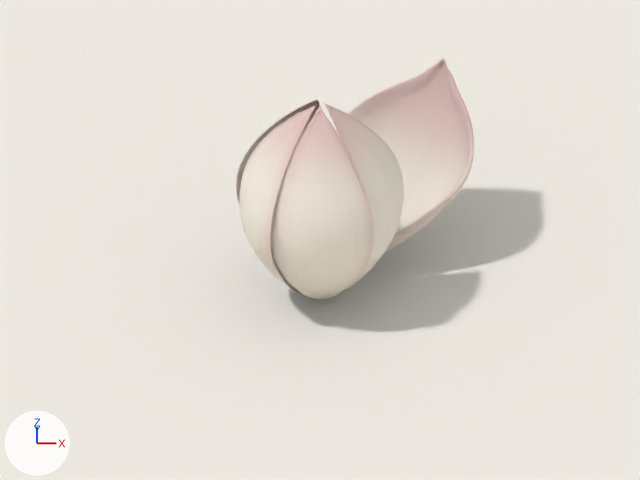
Before and after pictures for a commit that changed the Blender file art/soft-lotus/soft-lotus-editable.blend.
Rendered twice from the file's camera 'Proof camera'. Every picture has the same lights, and +X, +Y and +Z are marked at lower left. The first picture is the older version. Both versions are drawn at full value of the shape key 'Bloom' of 'Petal_contact'; the numbers are the values there.

Objects in the first picture: 'Petal_about', 'Petal_contact', 'Petal_forme', 'Petal_perch', 'Petal_selvedge', 'Proof floor'.
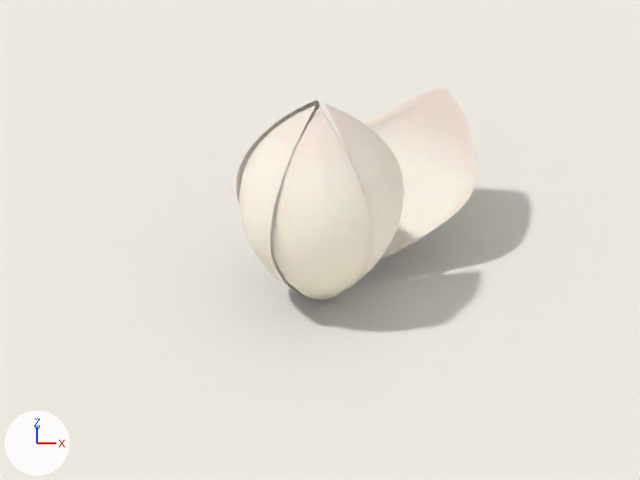
Where the change shows, as pixel boxes (x1, y1, x2, y2) in the pictures (640 x 480 px; the box of a moved part takes in the faces that stretch with it):
'Petal_selvedge', surface changed, recoloured
    both: (270, 106, 373, 300)
'Petal_contact', surface changed, reshaped, recoloured (11% shorter)
    before: (335, 58, 474, 253)
    after: (342, 87, 477, 260)
'Petal_forme', surface changed, recoloured
    both: (324, 103, 404, 295)
'Petal_perch', surface changed, recoloured
    both: (240, 105, 316, 297)
'Petal_about', surface changed, recoloured
    both: (236, 100, 320, 254)
part 5 of me_tripo_mesh_0f29fd1d_1e9b_454f_9338_ecf44b3d14f2_004, moved or reshaped
    both: (236, 100, 320, 254)
part 8 of me_tripo_mesh_0f29fd1d_1e9b_454f_9338_ecf44b3d14f2_005, moved or reshaped
    before: (335, 58, 474, 253)
    after: (342, 87, 476, 260)

Edits to the bpy script that builds the scene:
```text
Change mat_soft_ivory_petal_with_blush_edge:
    where n0 = _N.new('ShaderNodeBsdfPrincipled'); n0.name = 'Principled BSDF'
    add n0.inputs[8].default_value = 0.16  # 'Subsurface Weight'
Change me_tripo_mesh_0f29fd1d_1e9b_454f_9338_ecf44b3d14f2_001:
    used by ob_petal_perch; parent = ob_soft_lotus_tripo; location = (0.0, 0.0, 0.0)
    remove me_tripo_mesh_0f29fd1d_1e9b_454f_9338_ecf44b3d14f2_001.from_pydata(...)  # 5835 vertices, 11663 faces; spans x -1.13..-0.04, y -1.01..0.39, z 0.02..3.17
    add me_tripo_mesh_0f29fd1d_1e9b_454f_9338_ecf44b3d14f2_001.from_pydata(...)  # 5835 vertices, 11663 faces; spans x -1.13..-0.05, y -1.01..0.39, z 0.03..3.16
    me_tripo_mesh_0f29fd1d_1e9b_454f_9338_ecf44b3d14f2_001 part 1: vertex colours changed
    edits to the shape of me_tripo_mesh_0f29fd1d_1e9b_454f_9338_ecf44b3d14f2_001 do not show in these pictures
Change me_tripo_mesh_0f29fd1d_1e9b_454f_9338_ecf44b3d14f2_002:
    used by ob_petal_selvedge; parent = ob_soft_lotus_tripo; location = (0.0, 0.0, 0.0)
    remove me_tripo_mesh_0f29fd1d_1e9b_454f_9338_ecf44b3d14f2_002.from_pydata(...)  # 5835 vertices, 11663 faces; spans x -0.7..0.75, y -1.14..-0.04, z 0.02..3.19
    add me_tripo_mesh_0f29fd1d_1e9b_454f_9338_ecf44b3d14f2_002.from_pydata(...)  # 5835 vertices, 11663 faces; spans x -0.7..0.75, y -1.14..-0.06, z 0.03..3.18
    me_tripo_mesh_0f29fd1d_1e9b_454f_9338_ecf44b3d14f2_002 part 2: vertex colours changed
    edits to the shape of me_tripo_mesh_0f29fd1d_1e9b_454f_9338_ecf44b3d14f2_002 do not show in these pictures
Change me_tripo_mesh_0f29fd1d_1e9b_454f_9338_ecf44b3d14f2_003:
    used by ob_petal_forme; parent = ob_soft_lotus_tripo; location = (0.0, 0.0, 0.0)
    remove me_tripo_mesh_0f29fd1d_1e9b_454f_9338_ecf44b3d14f2_003.from_pydata(...)  # 5835 vertices, 11663 faces; spans x 0.04..1.18, y -0.96..0.41, z 0.02..3.21
    add me_tripo_mesh_0f29fd1d_1e9b_454f_9338_ecf44b3d14f2_003.from_pydata(...)  # 5835 vertices, 11663 faces; spans x 0.05..1.18, y -0.95..0.41, z 0.03..3.2
    me_tripo_mesh_0f29fd1d_1e9b_454f_9338_ecf44b3d14f2_003 part 3: texture (UV) coordinates changed
    me_tripo_mesh_0f29fd1d_1e9b_454f_9338_ecf44b3d14f2_003 part 4: vertex colours changed
    edits to the shape of me_tripo_mesh_0f29fd1d_1e9b_454f_9338_ecf44b3d14f2_003 do not show in these pictures
Change me_tripo_mesh_0f29fd1d_1e9b_454f_9338_ecf44b3d14f2_004:
    used by ob_petal_about; parent = ob_soft_lotus_tripo; location = (0.0, 0.0, 0.0)
    remove me_tripo_mesh_0f29fd1d_1e9b_454f_9338_ecf44b3d14f2_004.from_pydata(...)  # 5835 vertices, 11663 faces; spans x -1.18..0.03, y 0.03..1.16, z 0.02..3.22
    add me_tripo_mesh_0f29fd1d_1e9b_454f_9338_ecf44b3d14f2_004.from_pydata(...)  # 5835 vertices, 11663 faces; spans x -1.18..0.03, y 0.05..1.16, z 0.03..3.22
    me_tripo_mesh_0f29fd1d_1e9b_454f_9338_ecf44b3d14f2_004 part 5: 3260 of 5835 vertices moved; they spanned x -1.18..0.03, y 0.03..1.16, z 0.02..3.22 and now span x -1.18..0.03, y 0.05..1.16, z 0.03..3.22; mean shift (0.0, 0.0, 0.0); largest move (-0.49, 0.57, 0.56) -> (-0.52, 0.59, 0.6)
    me_tripo_mesh_0f29fd1d_1e9b_454f_9338_ecf44b3d14f2_004 part 6: texture (UV) coordinates changed
    me_tripo_mesh_0f29fd1d_1e9b_454f_9338_ecf44b3d14f2_004 part 7: vertex colours changed
Change me_tripo_mesh_0f29fd1d_1e9b_454f_9338_ecf44b3d14f2_005:
    used by ob_petal_contact; parent = ob_soft_lotus_tripo; location = (0.0, 0.0, 0.0)
    remove me_tripo_mesh_0f29fd1d_1e9b_454f_9338_ecf44b3d14f2_005.from_pydata(...)  # 5835 vertices, 11663 faces; spans x 0.02..2.17, y 0.06..2.56, z 0.09..2.39
    add me_tripo_mesh_0f29fd1d_1e9b_454f_9338_ecf44b3d14f2_005.from_pydata(...)  # 5835 vertices, 11663 faces; spans x 0.01..2.21, y 0.04..2.58, z 0.13..1.87
    me_tripo_mesh_0f29fd1d_1e9b_454f_9338_ecf44b3d14f2_005 part 8: 5821 of 5835 vertices moved; they spanned x 0.02..2.17, y 0.06..2.56, z 0.09..2.39 and now span x 0.01..2.21, y 0.04..2.58, z 0.13..1.87; mean shift (0.01, 0.0, -0.18); largest move (1.72, 2.38, 2.38) -> (1.76, 2.43, 1.84)
    me_tripo_mesh_0f29fd1d_1e9b_454f_9338_ecf44b3d14f2_005 part 9: texture (UV) coordinates changed
    me_tripo_mesh_0f29fd1d_1e9b_454f_9338_ecf44b3d14f2_005 part 10: vertex colours changed
```
